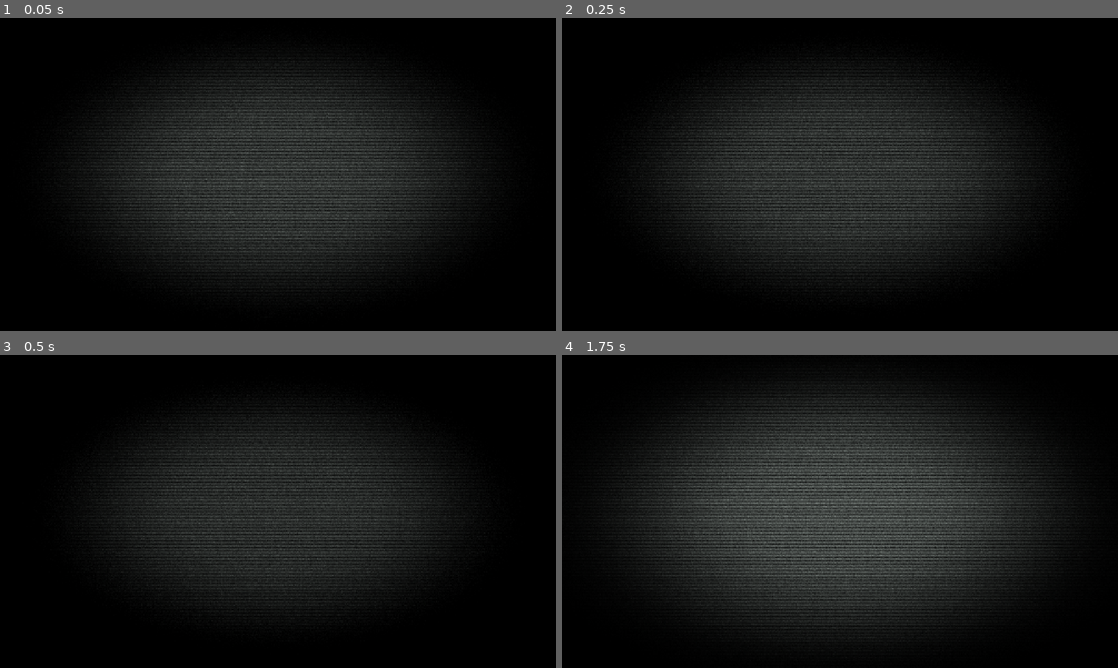
Above: before the commit, frames 1-4 (two rows, left to right).
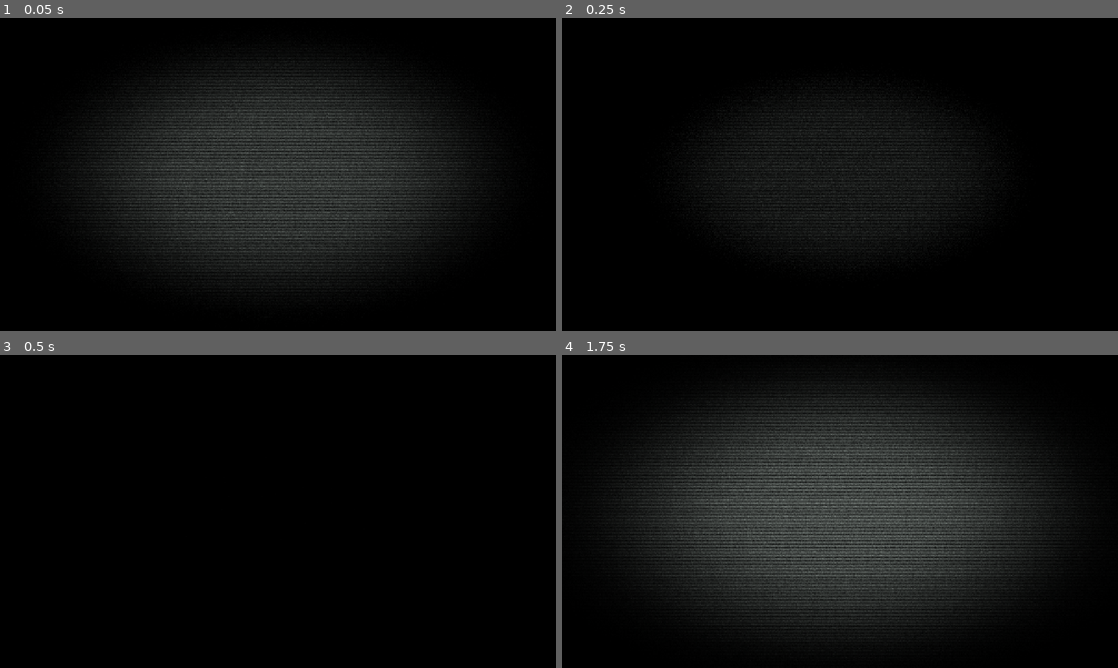
Above: after the commit, the same moments.

Repository: PustakP/sylveon_2d
Game: Godot game, scene res://scenes/main.tscn
Same seed, same stepped clock (60 frames per second), same inputs: the game is played once before the commit and once after it.
Inputs (mouse positions are in pixels of both pictures, inside the frame that each line leads up to):
- Up to frame 1 (0.05 s): no input
- Up to frame 2 (0.25 s): no input
- Up to frame 3 (0.5 s): no input
- Up to frame 4 (1.75 s): move the mouse to (962, 495) at 0.52 s; click (962, 495) at 0.67 s; move the mouse to (728, 527) at 1.27 s; click (728, 527) at 1.42 s

The runs differ from the first frame. In frame 2, 13% of the frame differs, in the area x 14-85%, y 16-84%; in frame 3, 23%, in the area x 16-84%, y 16-84%; in frame 4, nothing differs.
Error before the commit: Invalid access to property or key 'mouse_entered' on a base object of type 'null instance'. (res://scripts/room_corridor.gd:29)
Error after the commit: Parse Error: Identifier "_time_acc" not declared in the current scope. (res://scripts/sound_manager.gd:52)

Commit message:
fix: zone node paths (InteractionZones/ prefix), fade_to_black null param, remove unused vars

Diff:
--- a/project.godot
+++ b/project.godot
@@ -11,9 +11,9 @@
 [application]
 
 config/name="hwave"
+run/main_scene="res://scenes/main.tscn"
 config/features=PackedStringArray("4.7", "Forward Plus")
 config/icon="res://icon.svg"
-run/main_scene="res://scenes/main.tscn"
 
 [autoload]
 
--- a/scripts/room_corridor.gd
+++ b/scripts/room_corridor.gd
@@ -11,9 +11,9 @@
 
 @onready var background: TextureRect = $Background
 @onready var figure: TextureRect = $Figure
-@onready var door_zone: Area2D = $DoorZone
-@onready var forward_zone: Area2D = $ForwardZone
-@onready var figure_zone: Area2D = $FigureZone
+@onready var door_zone: Area2D = $InteractionZones/DoorZone
+@onready var forward_zone: Area2D = $InteractionZones/ForwardZone
+@onready var figure_zone: Area2D = $InteractionZones/FigureZone
 @onready var figure_flicker: Timer = $FigureFlicker
 
 var figure_visible: bool = false
@@ -25,20 +25,24 @@
 	figure.modulate.a = 0.0
 	figure.visible = true
 
-	# Connect zone signals
-	door_zone.mouse_entered.connect(_on_door_hover)
-	door_zone.mouse_exited.connect(_on_door_exit)
-	door_zone.input_event.connect(_on_door_click)
+	# Connect zone signals (guard against missing nodes)
+	if door_zone:
+		door_zone.mouse_entered.connect(_on_door_hover)
+		door_zone.mouse_exited.connect(_on_door_exit)
+		door_zone.input_event.connect(_on_door_click)
 
-	forward_zone.mouse_entered.connect(_on_forward_hover)
-	forward_zone.mouse_exited.connect(_on_forward_exit)
-	forward_zone.input_event.connect(_on_forward_click)
+	if forward_zone:
+		forward_zone.mouse_entered.connect(_on_forward_hover)
+		forward_zone.mouse_exited.connect(_on_forward_exit)
+		forward_zone.input_event.connect(_on_forward_click)
 
-	figure_zone.mouse_entered.connect(_on_figure_hover)
-	figure_zone.input_event.connect(_on_figure_click)
+	if figure_zone:
+		figure_zone.mouse_entered.connect(_on_figure_hover)
+		figure_zone.input_event.connect(_on_figure_click)
 
-	figure_flicker.timeout.connect(_flicker_figure)
-	figure_flicker.start(randf_range(3.0, 8.0))
+	if figure_flicker:
+		figure_flicker.timeout.connect(_flicker_figure)
+		figure_flicker.start(randf_range(3.0, 8.0))
 
 func on_enter() -> void:
 	await get_tree().create_timer(1.2).timeout
--- a/scripts/room_ending.gd
+++ b/scripts/room_ending.gd
@@ -9,18 +9,20 @@
 signal play_sound(sound_name: String)
 
 @onready var background: TextureRect = $Background
-@onready var look_zone: Area2D = $LookZone
+@onready var look_zone: Area2D = $InteractionZones/LookZone
 @onready var sequence_timer: Timer = $SequenceTimer
 
 var sequence_step: int = 0
 var running: bool = false
 
 func _ready() -> void:
-	look_zone.mouse_entered.connect(_on_look_hover)
-	look_zone.mouse_exited.connect(_on_look_exit)
-	look_zone.input_event.connect(_on_look_click)
+	if look_zone:
+		look_zone.mouse_entered.connect(_on_look_hover)
+		look_zone.mouse_exited.connect(_on_look_exit)
+		look_zone.input_event.connect(_on_look_click)
 
-	sequence_timer.timeout.connect(_next_sequence)
+	if sequence_timer:
+		sequence_timer.timeout.connect(_next_sequence)
 
 func on_enter() -> void:
 	GameManager.set_flag("reached_end")
--- a/scripts/room_side.gd
+++ b/scripts/room_side.gd
@@ -10,8 +10,8 @@
 
 @onready var background: TextureRect = $Background
 @onready var key_object: TextureRect = $KeyObject
-@onready var back_zone: Area2D = $BackZone
-@onready var key_zone: Area2D = $KeyZone
+@onready var back_zone: Area2D = $InteractionZones/BackZone
+@onready var key_zone: Area2D = $InteractionZones/KeyZone
 @onready var breath_timer: Timer = $BreathTimer
 
 var key_taken: bool = false
@@ -27,16 +27,19 @@
 	key_shader_mat.shader = load("res://shaders/item_glow.gdshader")
 	key_object.material = key_shader_mat
 
-	back_zone.mouse_entered.connect(_on_back_hover)
-	back_zone.mouse_exited.connect(_on_back_exit)
-	back_zone.input_event.connect(_on_back_click)
+	if back_zone:
+		back_zone.mouse_entered.connect(_on_back_hover)
+		back_zone.mouse_exited.connect(_on_back_exit)
+		back_zone.input_event.connect(_on_back_click)
 
-	key_zone.mouse_entered.connect(_on_key_hover)
-	key_zone.mouse_exited.connect(_on_key_exit)
-	key_zone.input_event.connect(_on_key_click)
+	if key_zone:
+		key_zone.mouse_entered.connect(_on_key_hover)
+		key_zone.mouse_exited.connect(_on_key_exit)
+		key_zone.input_event.connect(_on_key_click)
 
-	breath_timer.timeout.connect(_on_breath)
-	breath_timer.start(randf_range(5.0, 12.0))
+	if breath_timer:
+		breath_timer.timeout.connect(_on_breath)
+		breath_timer.start(randf_range(5.0, 12.0))
 
 func on_enter() -> void:
 	play_sound.emit("static")
--- a/scripts/room_staircase.gd
+++ b/scripts/room_staircase.gd
@@ -9,24 +9,27 @@
 signal play_sound(sound_name: String)
 
 @onready var background: TextureRect = $Background
-@onready var back_zone: Area2D = $BackZone
-@onready var descend_zone: Area2D = $DescendZone
+@onready var back_zone: Area2D = $InteractionZones/BackZone
+@onready var descend_zone: Area2D = $InteractionZones/DescendZone
 @onready var event_timer: Timer = $EventTimer
 
 var can_interact: bool = true
 var descent_count: int = 0
 
 func _ready() -> void:
-	back_zone.mouse_entered.connect(_on_back_hover)
-	back_zone.mouse_exited.connect(_on_exit_zone)
-	back_zone.input_event.connect(_on_back_click)
+	if back_zone:
+		back_zone.mouse_entered.connect(_on_back_hover)
+		back_zone.mouse_exited.connect(_on_exit_zone)
+		back_zone.input_event.connect(_on_back_click)
 
-	descend_zone.mouse_entered.connect(_on_descend_hover)
-	descend_zone.mouse_exited.connect(_on_exit_zone)
-	descend_zone.input_event.connect(_on_descend_click)
+	if descend_zone:
+		descend_zone.mouse_entered.connect(_on_descend_hover)
+		descend_zone.mouse_exited.connect(_on_exit_zone)
+		descend_zone.input_event.connect(_on_descend_click)
 
-	event_timer.timeout.connect(_random_event)
-	event_timer.start(randf_range(6.0, 12.0))
+	if event_timer:
+		event_timer.timeout.connect(_random_event)
+		event_timer.start(randf_range(6.0, 12.0))
 
 func on_enter() -> void:
 	GameManager.set_flag("entered_staircase")
--- a/scripts/shader_manager.gd
+++ b/scripts/shader_manager.gd
@@ -71,8 +71,9 @@
 	darkness_material.set_shader_parameter("darkness", value)
 
 func fade_to_black(duration: float = 1.0) -> void:
+	var current: float = float(darkness_material.get_shader_parameter("darkness") if darkness_material.get_shader_parameter("darkness") != null else 0.55)
 	var tween = create_tween()
-	tween.tween_method(set_darkness, darkness_material.get_shader_parameter("darkness"), 1.0, duration)
+	tween.tween_method(set_darkness, current, 1.0, duration)
 	await tween.finished
 
 func fade_from_black(duration: float = 1.0) -> void:
--- a/scripts/sound_manager.gd
+++ b/scripts/sound_manager.gd
@@ -38,8 +38,6 @@
 		_fill_ambient_buffer()
 
 var _ambient_phase: float = 0.0
-var _noise_phase: float = 0.0
-var _time_acc: float = 0.0
 
 func _fill_ambient_buffer() -> void:
 	var playback = ambient_player.get_stream_playback() as AudioStreamGeneratorPlayback
